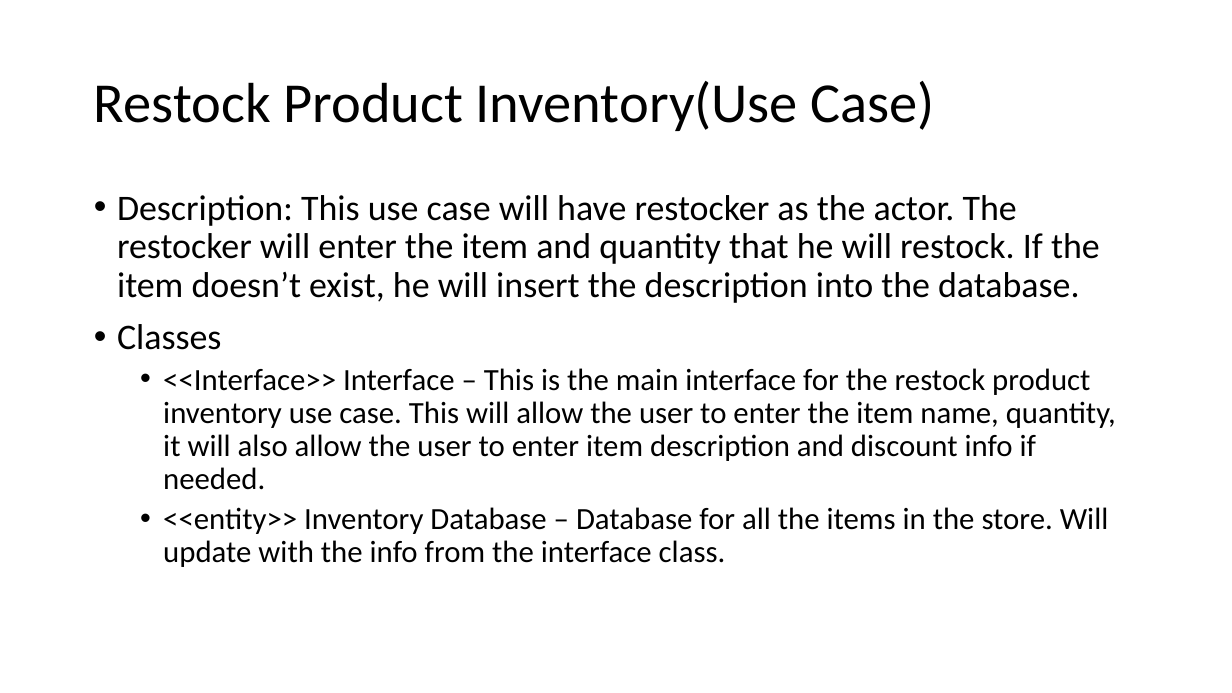
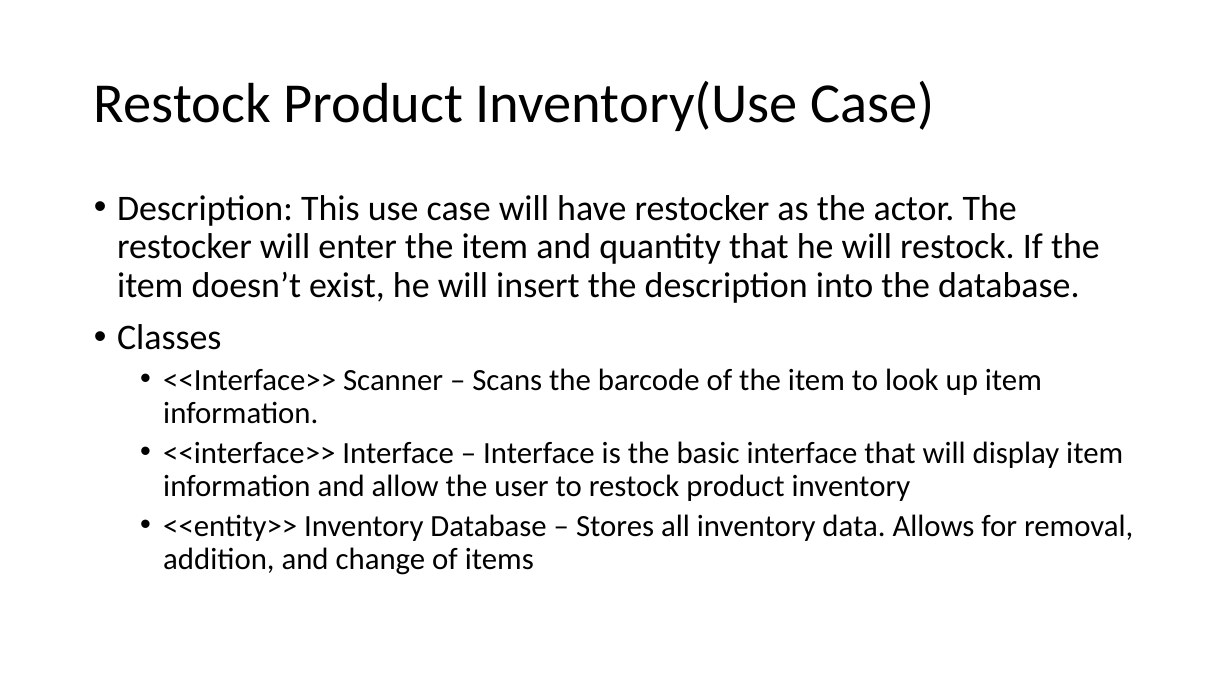
Before and after one commit to Mattjordan29/404ProjectNotFound, a slide deck: slide 14 of Automated Supermarket Checkout System (AutoScouts).pptx. Drawn at 1232x693 pixels with LibreOffice and Linux fonts; fonts in the diff are those of the drawing. Boxes give left, top, right and bottom in pixels: in the first picture for what was removed or moved away, otherwise in the second. Text is boxed around its words. In the diff, an @@ line names an element or a change of style, - is before the commit and + after.

Commit message:
PPT Change
Made some changes to powerpoint

```diff
--- a/Automated Supermarket Checkout System (AutoScouts).pptx
+++ b/Automated Supermarket Checkout System (AutoScouts).pptx
@@ text at (163,368,1133,575): text changed @@
-  • <<Interface>> Interface – This is the main interface for the restock product inventory use case. This will allow the user to enter the item name, quantity, it will also allow the user to enter item description and discount info if needed.
-  • <<entity>> Inventory Database – Database for all the items in the store. Will update with the info from the interface class.
+  • <<Interface>> Scanner – Scans the barcode of the item to look up item information.
+  • <<interface>> Interface – Interface is the basic interface that will display item information and allow the user to restock product inventory
+  • <<entity>> Inventory Database – Stores all inventory data. Allows for removal, addition, and change of items
```
Also in this commit, not shown: 5 other slides changed.
